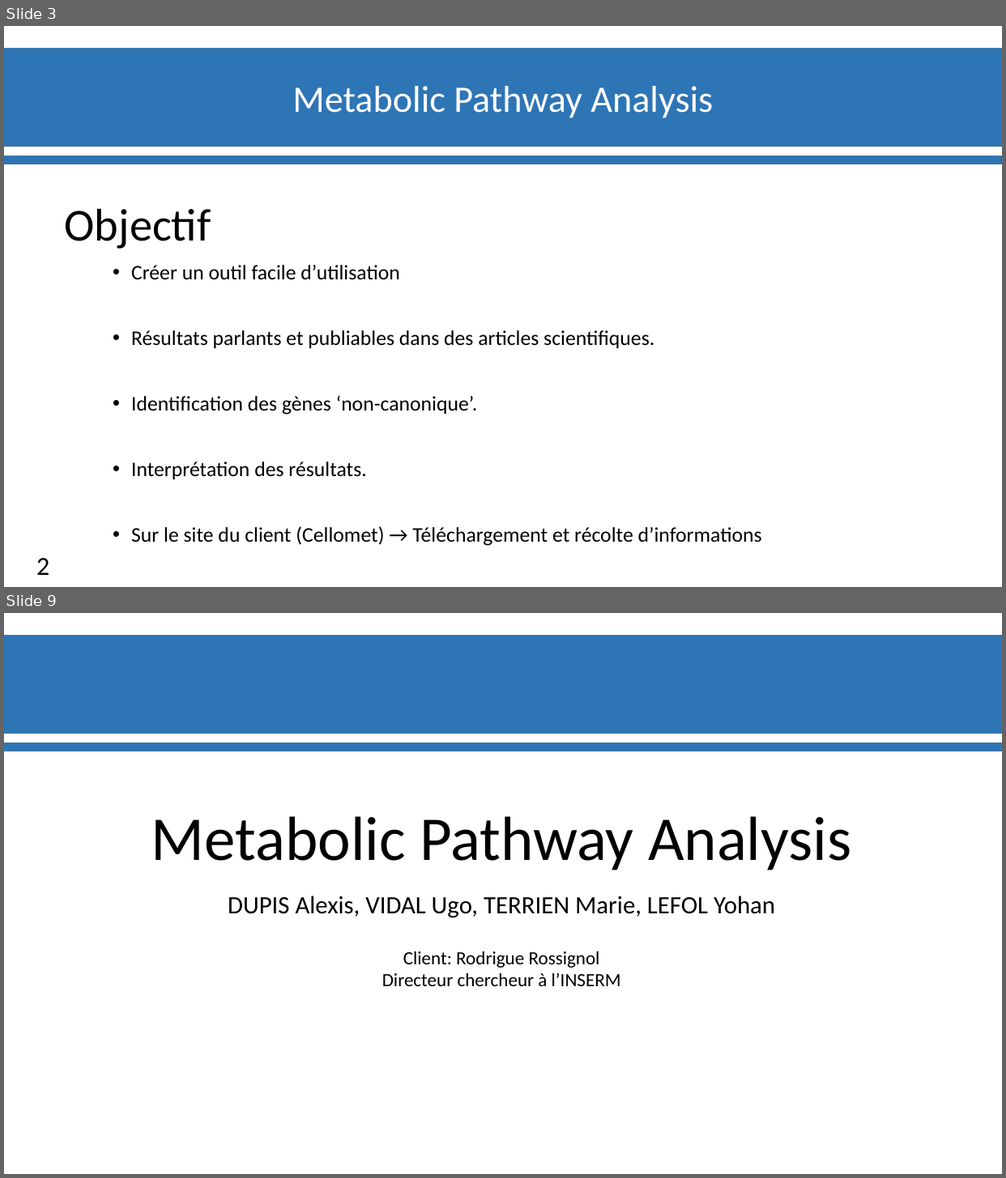
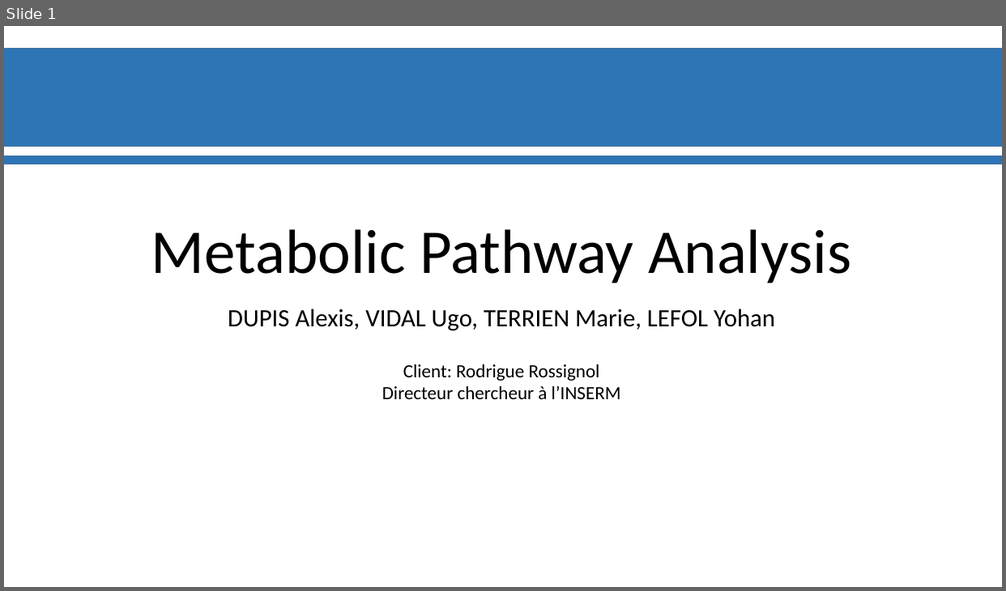
Before and after one commit to Ylefol/projet-INSERM_V5, a slide deck: Slides/Diapos_Suivit_projet.pptx. Shown one above the other, each under a label of ours: slides 3 and 9 before the commit, slide 1 after it; the slides between them are not shown. The pictures are 1006x1178 and 1006x591 pixels, drawn with LibreOffice and Linux fonts; fonts in the diff are those of the drawing; background and template pictures are left out. Boxes give left, top, right and bottom in pixels: in the first picture for what was removed or moved away, otherwise in the second. Text is boxed around its words. In the diff, an @@ line names an element or a change of style, - is before the commit and + after.

```diff
--- a/Slides/Diapos_Suivit_projet.pptx
+++ b/Slides/Diapos_Suivit_projet.pptx
@@ slide 3 removed at (4, 26, 1002, 587), background #FFFFFF; not listed: 2 template elements that a slide beside it also shows @@
@@ text removed at (292, 86, 713, 118) @@
-Metabolic Pathway Analysis
@@ text removed at (65, 208, 211, 249) @@
-Objectif
@@ text removed at (131, 265, 762, 546) @@
-• Créer un outil facile d’utilisation
-• Résultats parlants et publiables dans des articles scientifiques.
-• Identification des gènes ‘non-canonique’.
-• Interprétation des résultats.
-• Sur le site du client (Cellomet) → Téléchargement et récolte d’informations
@@ page number removed at (36, 558, 49, 575) @@
-2
@@ what was slide 9 is now slide 1 @@
```
Also in this commit, not shown: 2 slides changed, 7 other slides removed, 1 other file.
